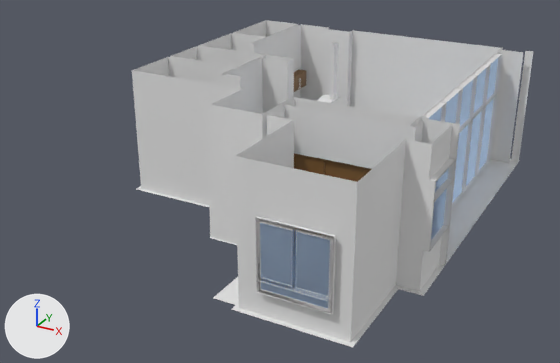
Renders of the Blender file Assets/Models/AptoVR.blend from each side of a commit.
Camera for both pictures: a 50 mm camera at (9.03, -19.72, 9.82) aimed at (-0.92, -1.62, 0.77). Arrows for +X, +Y and +Z are at lower left; the lights stay in place.

In view in the first picture: '2 Vantaux - Imposte basse 1.20m x 1.30m [260929].001', 'Basic Wall Muro de 12 cm (revestimientos) [260670]', 'Basic Wall Muro de 12 cm (revestimientos) [260740]', 'Basic Wall Muro de 12 cm (revestimientos) [260766]', 'Basic Wall Muro de 12 cm (revestimientos) [260778]', 'Basic Wall Muro de 12 cm (revestimientos) [260800]', 'Basic Wall Muro de 12 cm (revestimientos) [260822]', 'Basic Wall muro de 0.15 cm [260678]', 'Floor Vigueta de madera 220 mm - Acabado en madera [317561]', 'M_Concrete-Rectangular-Column1 Columna 0.75 m x 0.40 m _278cfeb', 'Rectangular Mullion 50mm x 150mm [260710]', 'System Panel Glazed [260709]'.
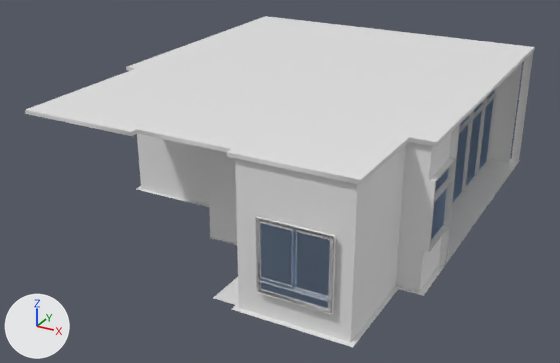
The change, as a list of edits to the scene's bpy script:
```text
Change ob_floor_vigueta_de_madera_220_mm___acabado_en_madera__321228:
    remove ob_floor_vigueta_de_madera_220_mm___acabado_en_madera__321228.hide_set(True)
```

Changed parts and their boxes [x1, y1, x2, y2] in the pictures (560 x 363 px):
'Floor Vigueta de madera 220 mm - Acabado en madera [321228]', shown: after [25, 16, 535, 185]
'Basic Wall Muro de 12 cm (revestimientos) [260800]', unchanged, covered by the edit: before [132, 57, 244, 205]; after [137, 134, 209, 205]
'Basic Wall muro de 0.15 cm [260678]', unchanged, covered by the edit: before [350, 30, 533, 162]; after [511, 52, 533, 162]
'Basic Wall Muro de 12 cm (revestimientos) [260670]', unchanged, covered by the edit: before [207, 97, 460, 266]; after [208, 124, 460, 266]
'Basic Wall Muro de 12 cm (revestimientos) [260766]', unchanged, covered by the edit: before [285, 105, 409, 169]
